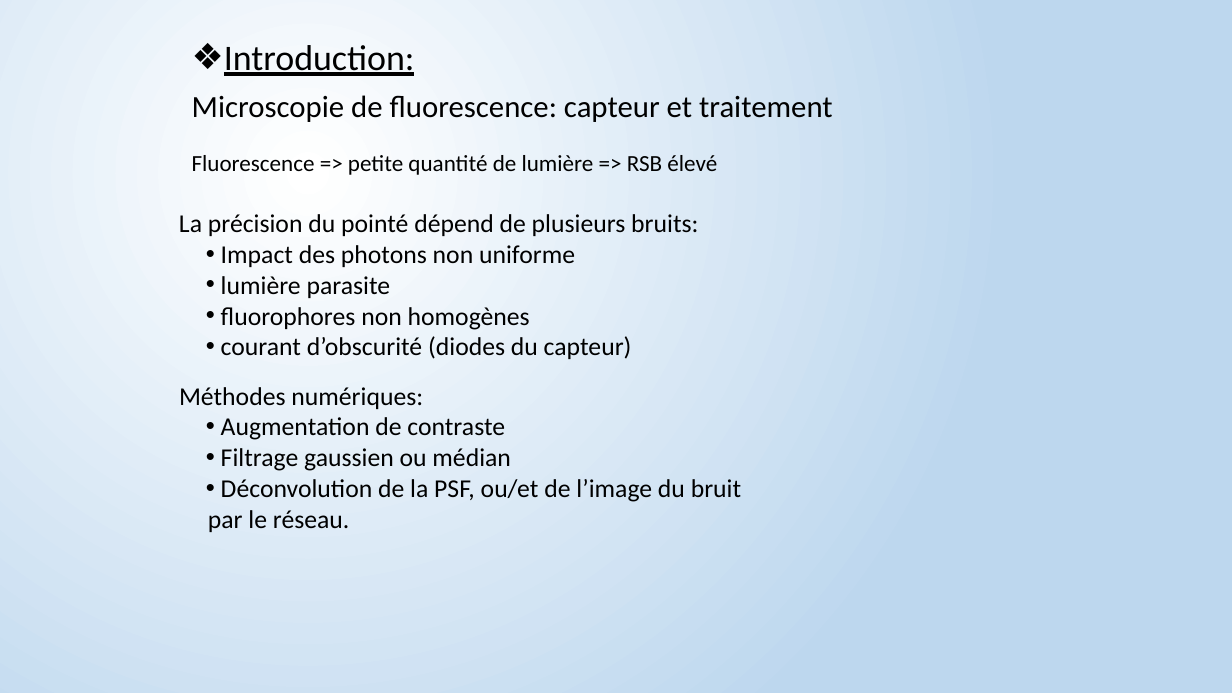
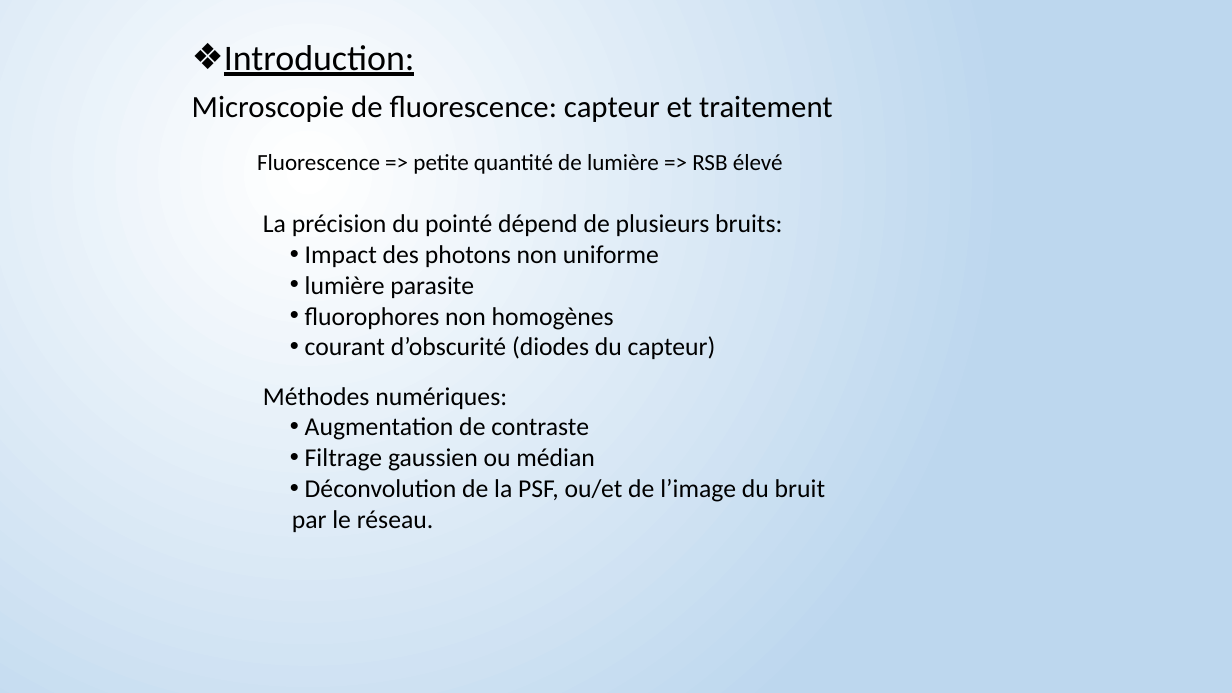
Before and after one commit to Killian-Herveau/PIMS, a slide deck: slide 3 of Pres_Avril/PresentationPIMSAvrilA.pptx. Drawn at 1232x693 pixels with LibreOffice and Linux fonts; fonts in the diff are those of the drawing. Boxes give left, top, right and bottom in pixels: in the first picture for what was removed or moved away, otherwise in the second. Text is boxed around its words. In the diff, an @@ line names an element or a change of style, - is before the commit and + after.

```diff
--- a/Pres_Avril/PresentationPIMSAvrilA.pptx
+++ b/Pres_Avril/PresentationPIMSAvrilA.pptx
@@ text "Fluorescence => petite quantité de ...": place and size @@
-text "Fluorescence => petite quantité de ..." at <box>192,155,717,175</box>
+text "Fluorescence => petite quantité de ..." at <box>257,154,783,174</box>
@@ text "La précision du pointé dépend ...": place and size @@
-text "La précision du pointé dépend ..." at <box>179,214,698,359</box>
+text "La précision du pointé dépend ..." at <box>263,214,782,359</box>
@@ text "Méthodes numériques:": place and size @@
-text "Méthodes numériques:" at <box>179,387,741,532</box>
+text "Méthodes numériques:" at <box>263,387,825,532</box>
```
Also in this commit, not shown: 6 other slides changed, 1 slide removed, 5 other files.
